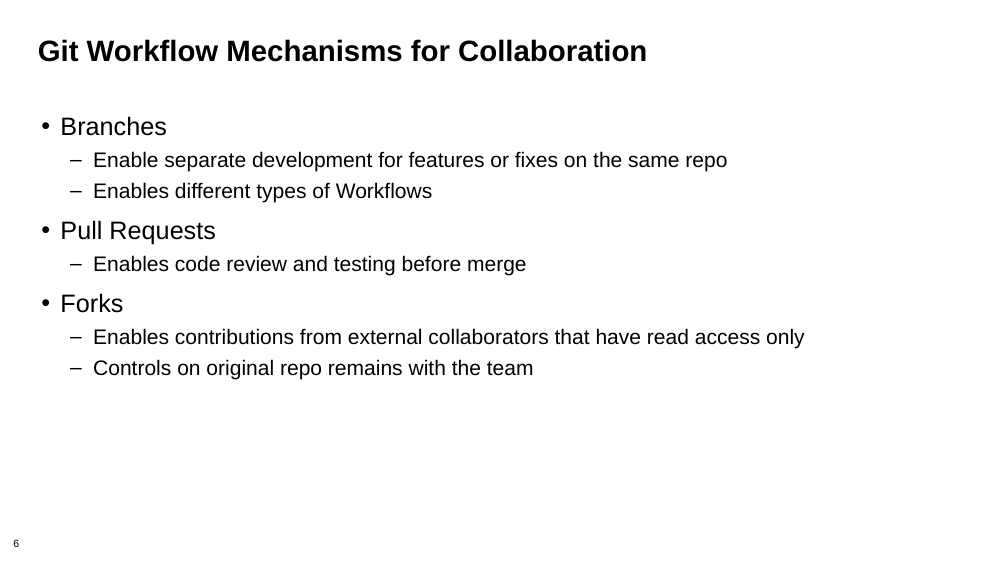
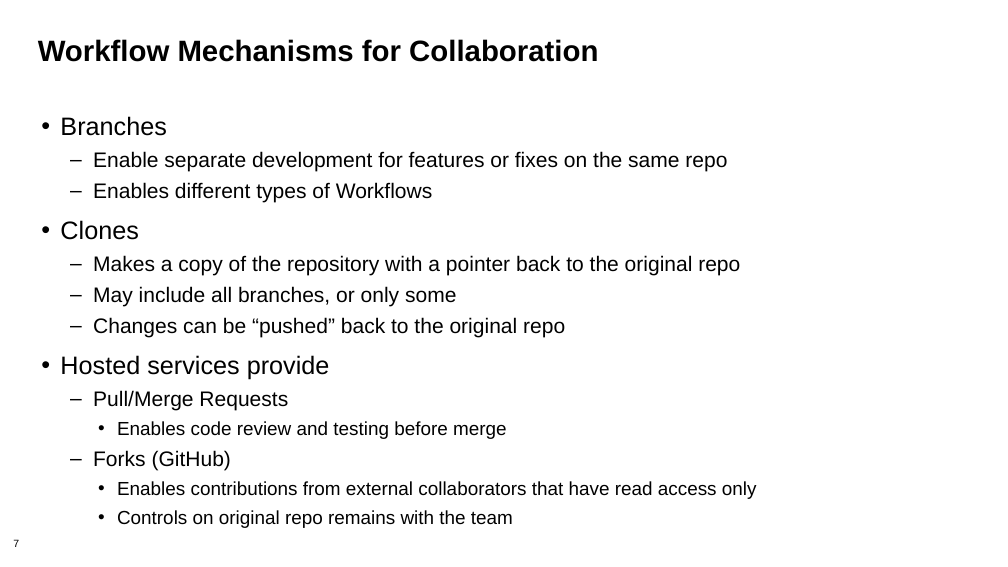
Before and after one commit to bssw-tutorial/presentations, a slide deck: slide 7 of git-workflows.pptx (slide 6 before the commit). Drawn at 1008x567 pixels with LibreOffice and Linux fonts; fonts in the diff are those of the drawing; background and template pictures are left out. Boxes give left, top, right and bottom in pixels: in the first picture for what was removed or moved away, otherwise in the second. Text is boxed around its words. In the diff, an @@ line names an element or a change of style, - is before the commit and + after.

```diff
--- a/git-workflows.pptx
+++ b/git-workflows.pptx
@@ title at box(38, 39, 598, 62): text changed @@
-Git Workflow Mechanisms for Collaboration
+Workflow Mechanisms for Collaboration
@@ text at box(60, 220, 740, 410): text changed; size 24 to 20 pt @@
-• Pull Requests
+• Clones
+  – Makes a copy of the repository with a pointer back to the original repo
+  – May include all branches, or only some
+  – Changes can be “pushed” back to the original repo
+• Hosted services provide
+  – Pull/Merge Requests
@@ text at box(117, 421, 757, 528): size 20 to 18 pt in "Enables code review and testing before merge", "Enables contributions from external collaborators that have ...", "Controls on original repo remains with the ..."; bullet – to •; list level 2 to 3 in "Enables code review and testing ..."; list level 2 to 3 in "Enables contributions from external collaborators ..."; list level 2 to 3 in "Controls on original repo remains ..." @@
@@ text at box(93, 450, 231, 470): text changed; size 24 to 20 pt @@
-• Forks
+  – Forks (GitHub)
@@ page number at box(13, 539, 19, 547): text changed @@
-6
+7
```
Also in this commit, not shown: 8 other slides changed, 2 slides added, 1 other file.
